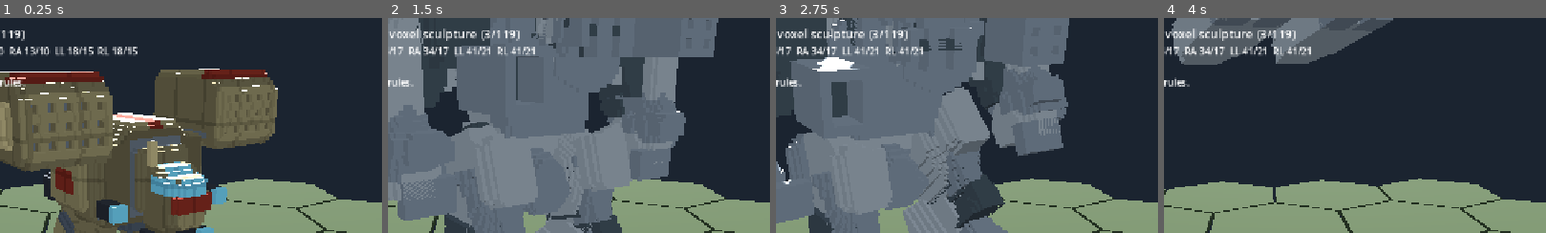
Above: before the commit, frames 1-4 (left to right).
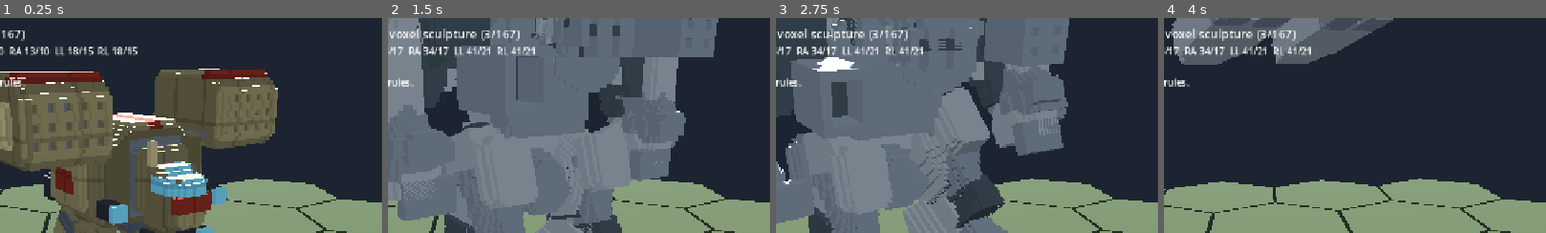
Above: after the commit, the same moments.

Repository: drag0nblad3/BtechMobile
Game: Godot game, scene res://scenes/vx_showcase.tscn
The game is run twice, just before and just after one commit, with the same random seed, the same clock (stepped at 60 frames per second) and the same inputs. This scene is started directly instead of the project's main scene.
Inputs:
- Up to frame 1 (0.25 s): no input
- Up to frame 2 (1.5 s): click "NEXT MECH" at 0.5 s; click "NEXT MECH" at 1.25 s
- Up to frame 3 (2.75 s): click "WALK" at 2 s
- Up to frame 4 (4 s): click "RUN" at 2.75 s; click "JUMP" at 3.5 s
The pictures show only the part of the screen within x 33-83%, y 0-50%; the shares and areas given below are measured in that part.

The runs differ from the first frame. In frame 1, less than 0.1% of the frame differs, in the area x 2-6%, y 5-10%; in frame 2, less than 0.1%; in frame 3, less than 0.1%; in frame 4, less than 0.1%.

Commit message:
Integrate 24 new low/high voxel pairs into showcase with shape-first CI tests and reference audit docs

Diff:
--- a/src/view/vox/vx_showcase.gd
+++ b/src/view/vox/vx_showcase.gd
@@ -124,6 +124,54 @@
 	"res://data/voxels/gargoyle.json",
 	"res://data/voxels/stormcrow_shape.json",
 	"res://data/voxels/stormcrow.json",
+	"res://data/voxels/wasp_shape.json",
+	"res://data/voxels/wasp.json",
+	"res://data/voxels/stinger_shape.json",
+	"res://data/voxels/stinger.json",
+	"res://data/voxels/mercury_shape.json",
+	"res://data/voxels/mercury.json",
+	"res://data/voxels/mongoose_shape.json",
+	"res://data/voxels/mongoose.json",
+	"res://data/voxels/valkyrie_shape.json",
+	"res://data/voxels/valkyrie.json",
+	"res://data/voxels/wolfhound_shape.json",
+	"res://data/voxels/wolfhound.json",
+	"res://data/voxels/assassin_shape.json",
+	"res://data/voxels/assassin.json",
+	"res://data/voxels/vulcan_shape.json",
+	"res://data/voxels/vulcan.json",
+	"res://data/voxels/hatchetman_shape.json",
+	"res://data/voxels/hatchetman.json",
+	"res://data/voxels/kintaro_shape.json",
+	"res://data/voxels/kintaro.json",
+	"res://data/voxels/dervish_shape.json",
+	"res://data/voxels/dervish.json",
+	"res://data/voxels/whitworth_shape.json",
+	"res://data/voxels/whitworth.json",
+	"res://data/voxels/hollander_shape.json",
+	"res://data/voxels/hollander.json",
+	"res://data/voxels/flashman_shape.json",
+	"res://data/voxels/flashman.json",
+	"res://data/voxels/victor_shape.json",
+	"res://data/voxels/victor.json",
+	"res://data/voxels/zeus_shape.json",
+	"res://data/voxels/zeus.json",
+	"res://data/voxels/thug_shape.json",
+	"res://data/voxels/thug.json",
+	"res://data/voxels/charger_shape.json",
+	"res://data/voxels/charger.json",
+	"res://data/voxels/kodiak_shape.json",
+	"res://data/voxels/kodiak.json",
+	"res://data/voxels/executioner_shape.json",
+	"res://data/voxels/executioner.json",
+	"res://data/voxels/hellbringer_shape.json",
+	"res://data/voxels/hellbringer.json",
+	"res://data/voxels/turkina_shape.json",
+	"res://data/voxels/turkina.json",
+	"res://data/voxels/kit_fox_shape.json",
+	"res://data/voxels/kit_fox.json",
+	"res://data/voxels/ice_ferret_shape.json",
+	"res://data/voxels/ice_ferret.json",
 ]
 
 var mech: VxMech
--- /dev/null
+++ b/tests/unit/test_vx_next_twentyfour_chassis.gd
@@ -0,0 +1,74 @@
+extends TestCase
+## Batch 24: source-first LOD consistency, official IDs, coarse topology.
+## Coarse-only loading avoids expensive 3x subdivision in CI.
+const IDS := [
+	"wasp",
+	"stinger",
+	"mercury",
+	"mongoose",
+	"valkyrie",
+	"wolfhound",
+	"assassin",
+	"vulcan",
+	"hatchetman",
+	"kintaro",
+	"dervish",
+	"whitworth",
+	"hollander",
+	"flashman",
+	"victor",
+	"zeus",
+	"thug",
+	"charger",
+	"kodiak",
+	"executioner",
+	"hellbringer",
+	"turkina",
+	"kit_fox",
+	"ice_ferret"
+]
+
+
+func _recipe(id: String, high: bool) -> Dictionary:
+	return JsonFile.read("res://data/voxels/%s%s.json" % [id, "" if high else "_shape"])
+
+
+func test_twentyfour_have_record_sheets_and_matching_primary_geometry() -> void:
+	var units := UnitDb.load_dir()
+	for id: String in IDS:
+		var lo := _recipe(id, false)
+		var hi := _recipe(id, true)
+		check(units.get_def(lo["unit"]) != null, id + " official unit record")
+		check_eq(lo["unit"], hi["unit"])
+		check_eq(int(lo["subdivide"]), 1)
+		check_eq(int(hi["subdivide"]), 3)
+		check_eq(lo["parts"].size(), hi["parts"].size())
+		for i in lo["parts"].size():
+			var a: Dictionary = lo["parts"][i]
+			var z: Dictionary = hi["parts"][i]
+			check_eq(a["name"], z["name"])
+			if a.has("mirror"):
+				continue
+			check_eq(a["pivot"], z["pivot"])
+			for j in a.get("shapes", []).size():
+				if a["shapes"][j].has("loft"):
+					check_eq(a["shapes"][j]["loft"], z["shapes"][j]["loft"],
+						"%s %s primary contour preserved" % [id, a["name"]])
+
+
+func test_twentyfour_have_8_hit_locations_and_disjoint_coarse_parts() -> void:
+	for id: String in IDS:
+		for suffix in ["_shape", ""]:
+			var d: Dictionary = JsonFile.read("res://data/voxels/%s%s.json" % [id, suffix])
+			d["subdivide"] = 1
+			for part: Dictionary in d["parts"]:
+				part.erase("detail")
+			var m := VxModel.from_dict(d)
+			check(m.errors.is_empty(), "%s%s parse warnings %s" % [id, suffix, m.errors])
+			var owners := {}
+			for part: Dictionary in m.parts:
+				for c: Vector3i in part["cells"]:
+					check(not owners.has(c), "%s%s overlap at %s" % [id, suffix, c])
+					owners[c] = true
+			for loc in Location.COUNT:
+				check(not m.parts_at(loc).is_empty(), "%s%s lacks %s" % [id, suffix, Location.code(loc)])
Not shown, added: docs/graphics/shape-first-batch-next24.md
